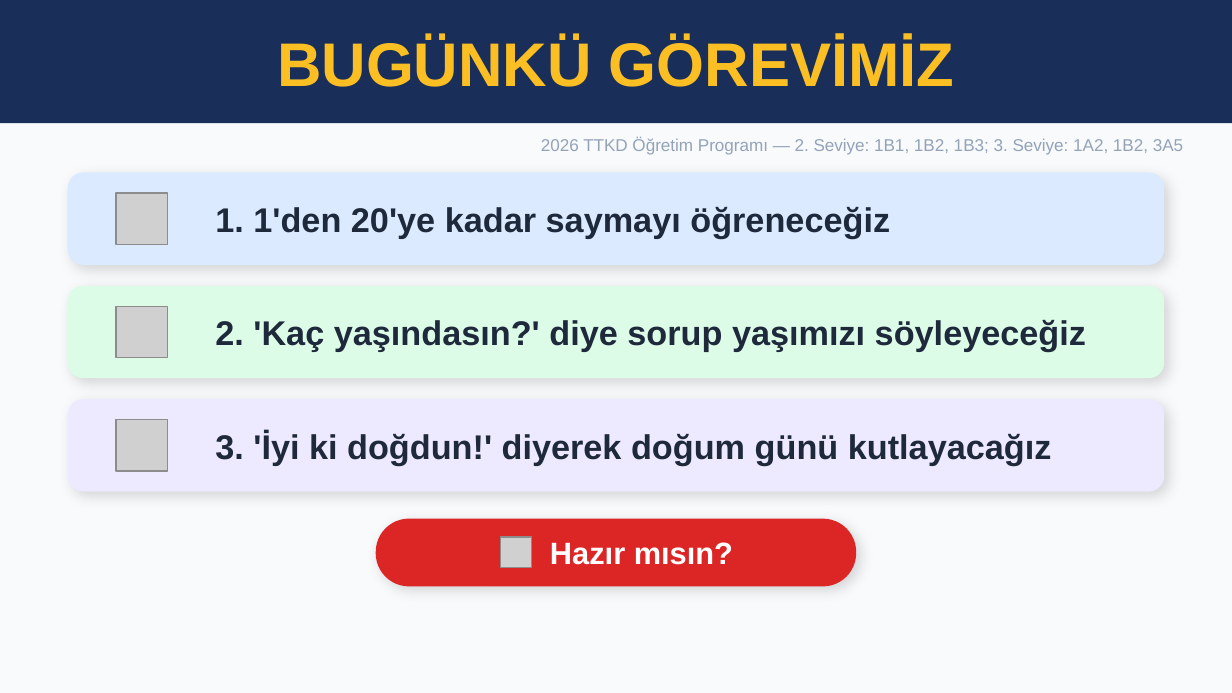
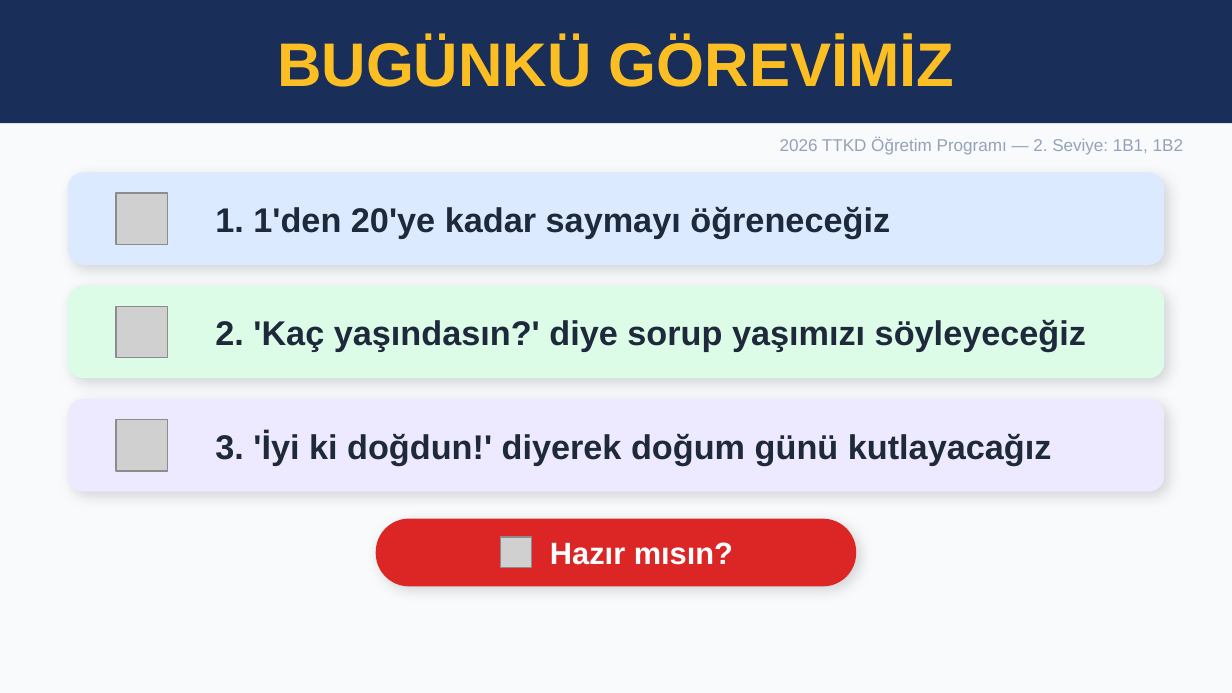
Before and after one commit to materyalfabrikasi/materyalfabrikasi.github.io, a slide deck: slide 2 of pptx/baslangic3.pptx. Drawn at 1232x693 pixels with LibreOffice and Linux fonts; fonts in the diff are those of the drawing; grey boxes stand for pictures. Boxes give left, top, right and bottom in pixels: in the first picture for what was removed or moved away, otherwise in the second. Text is boxed around its words. In the diff, an @@ line names an element or a change of style, - is before the commit and + after.

```diff
--- a/pptx/baslangic3.pptx
+++ b/pptx/baslangic3.pptx
@@ text at (x1=780, y1=137, x2=1183, y2=155): text changed @@
-2026 TTKD Öğretim Programı — 2. Seviye: 1B1, 1B2, 1B3; 3. Seviye: 1A2, 1B2, 3A5
+2026 TTKD Öğretim Programı — 2. Seviye: 1B1, 1B2
```
Also in this commit, not shown: 1 other slide changed, 5 other files.
